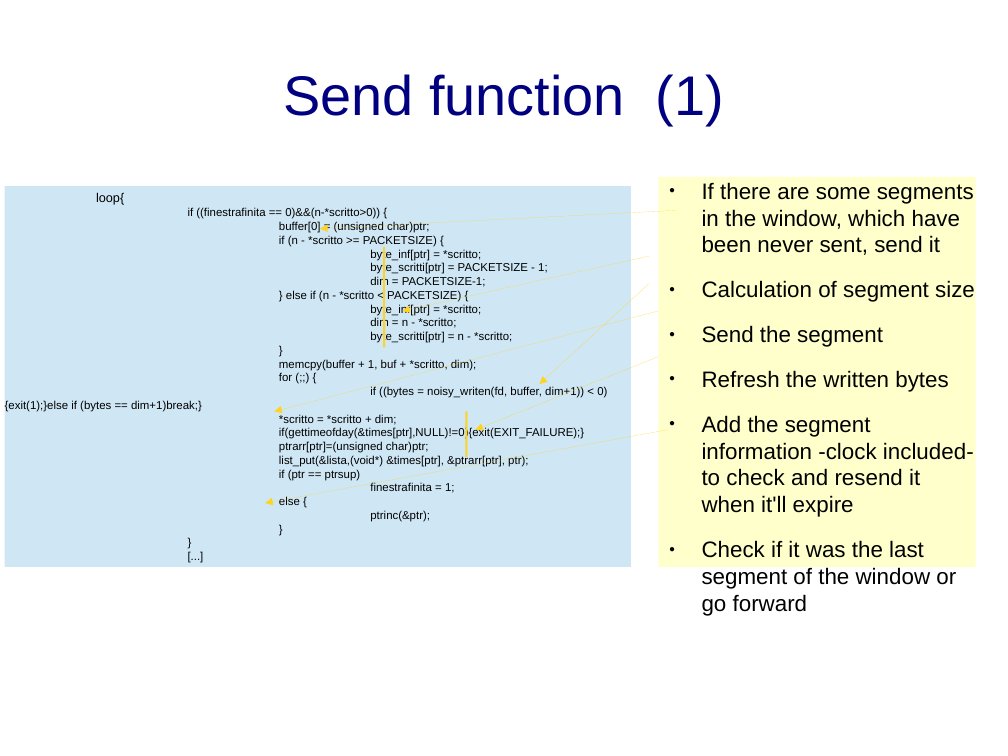
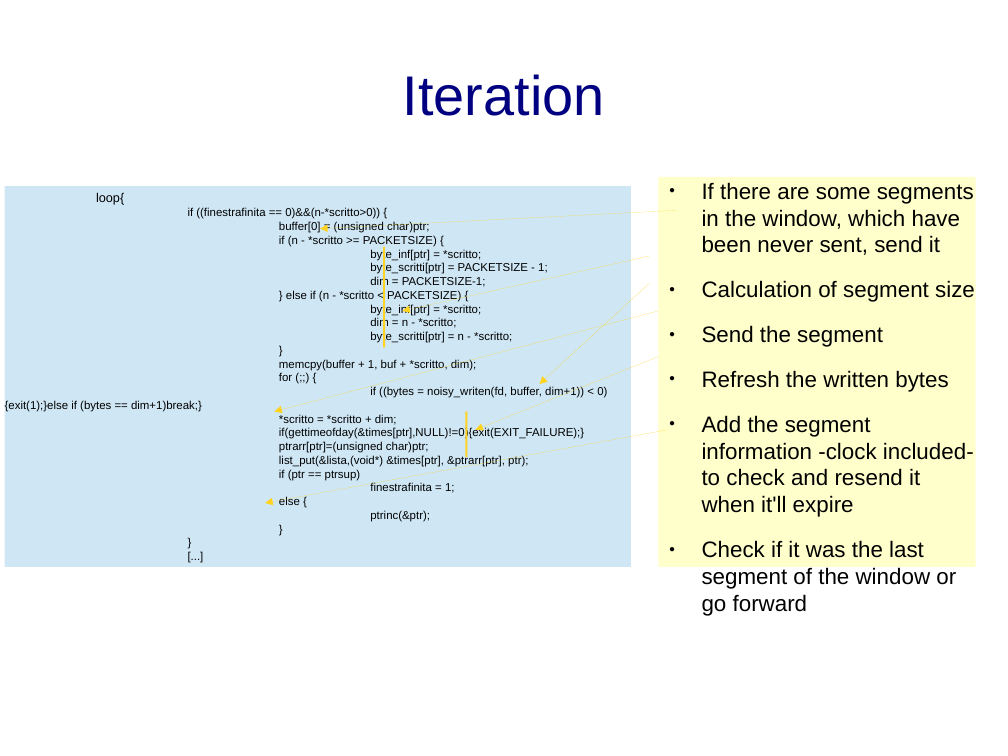
Before and after one commit to sgaragagghu/sdcc-documentazione, a slide deck: slide 10 of to_delete/presentazione.odp. Drawn at 1008x756 pixels with LibreOffice and Linux fonts; fonts in the diff are those of the drawing. Boxes give left, top, right and bottom in pixels: in the first picture for what was removed or moved away, otherwise in the second. Text is boxed around its words. In the diff, an @@ line names an element or a change of style, - is before the commit and + after.

```diff
--- a/to_delete/presentazione.odp
+++ b/to_delete/presentazione.odp
@@ title at box(403, 74, 605, 116): text changed @@
-Send function (1)
+Iteration
```
Also in this commit, not shown: 6 other slides changed, 3 slides added, 3 slides removed.
